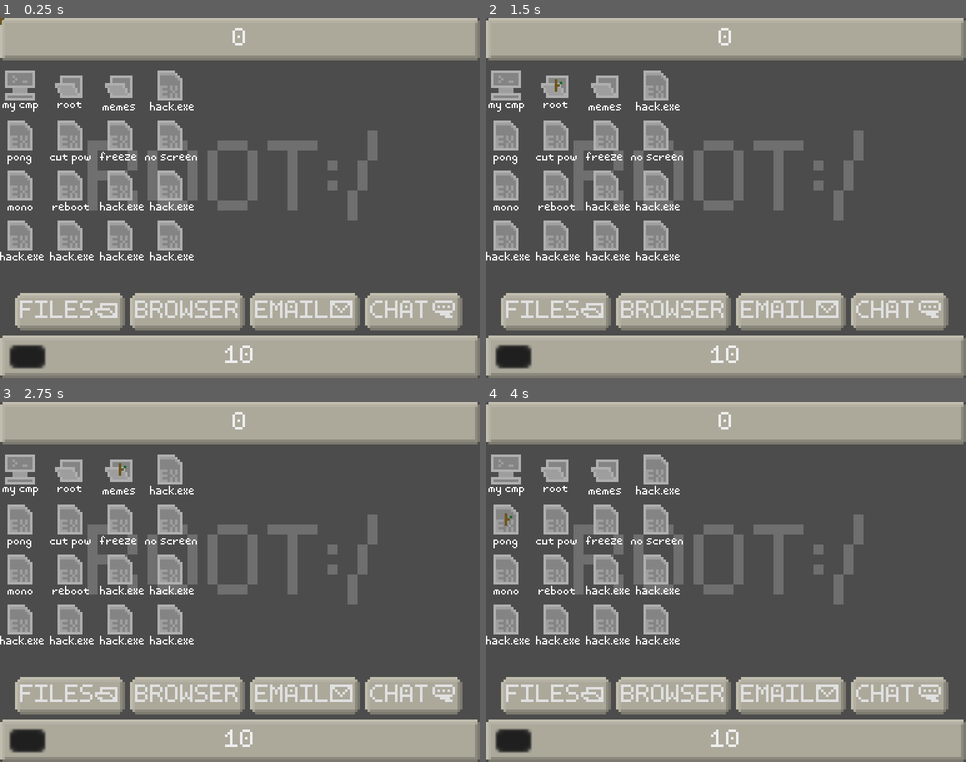
Above: before the commit, frames 1-4 (two rows, left to right).
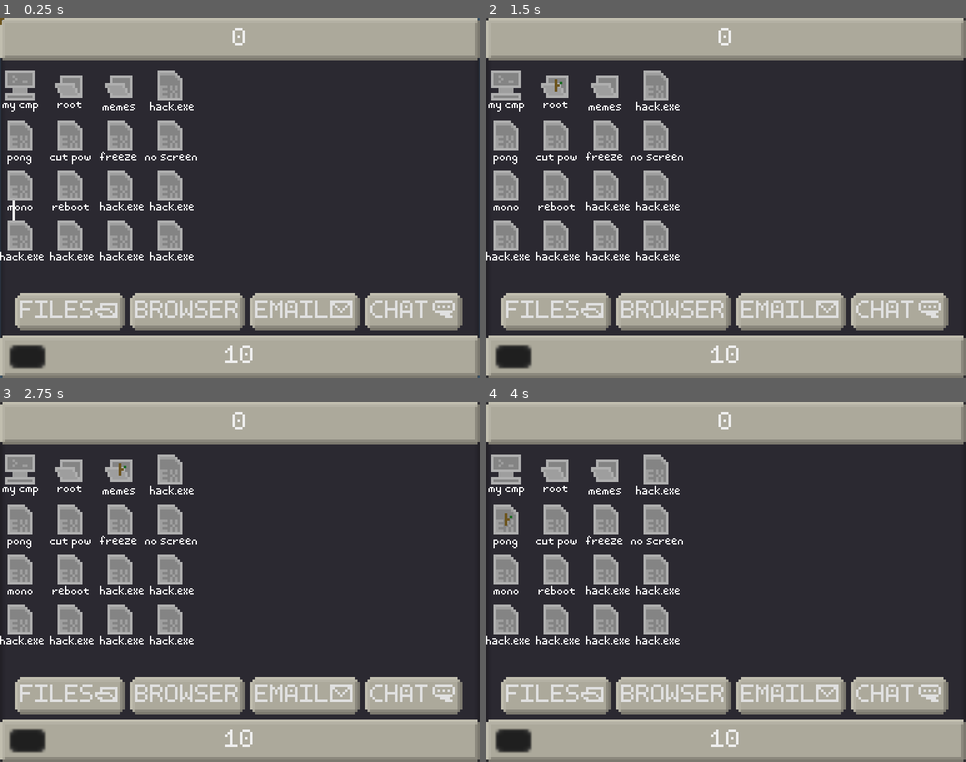
Above: after the commit, the same moments.

Repository: roushk/GlobalGameJam2023_Root
Game: Godot game, scene res://scenes/Computer.tscn
The game is run twice, just before and just after one commit, with the same random seed, the same clock (stepped at 60 frames per second) and the same inputs.
Inputs:
- Up to frame 1 (0.25 s): no input
- Up to frame 2 (1.5 s): click "my cmp" at 0.5 s; click "root" at 1.25 s
- Up to frame 3 (2.75 s): click "memes" at 2 s
- Up to frame 4 (4 s): click "hack.exe" at 2.75 s; click "pong" at 3.5 s

The runs differ from the first frame. In frame 1, 60% of the frame differs, in the area x 0-100%, y 0-100%; in frame 2, 60%; in frame 3, 60%; in frame 4, 60%.

Commit message:
terminal and keypress sounds

Diff:
--- /dev/null
+++ b/Terminal.gd
@@ -0,0 +1,46 @@
+extends LineEdit
+
+var click1 = preload("res://click1.wav")
+var click2 = preload("res://click2.wav")
+var click3 = preload("res://click3.wav")
+var click4 = preload("res://click4.wav")
+
+var rng = RandomNumberGenerator.new()
+
+# Called when the node enters the scene tree for the first time.
+func _ready():
+	connect("text_entered", self, "_process_input")
+	connect("text_changed", self, "_keypress")
+	grab_focus()
+
+func _process_input(input_text):
+	# clear cmd line
+	text = ""
+
+	#parse command
+
+func _keypress(input_text):
+	rng.randomize()
+	var i = rng.randi_range(0, 3)
+	var click
+	match i:
+		0:
+			click = click1
+		1:
+			click = click2
+		2:
+			click = click3
+		3:
+			var j = rng.randi_range(0, 3)
+			if j == 3:
+				click = click4
+			else:
+				click = click1
+	$"../KeypressSoundEmitter".stream = click
+	$"../KeypressSoundEmitter".pitch_scale = 0.94
+	$"../KeypressSoundEmitter".volume_db = -12
+	$"../KeypressSoundEmitter".play()
+
+# Called every frame. 'delta' is the elapsed time since the previous frame.
+#func _process(delta):
+#	pass
--- /dev/null
+++ b/hack_font.tres
@@ -0,0 +1,6 @@
+[gd_resource type="DynamicFont" load_steps=2 format=2]
+
+[ext_resource path="res://Hack-Regular.ttf" type="DynamicFontData" id=1]
+
+[resource]
+font_data = ExtResource( 1 )
--- /dev/null
+++ b/hack_font_bold.tres
@@ -0,0 +1,6 @@
+[gd_resource type="DynamicFont" load_steps=2 format=2]
+
+[ext_resource path="res://Hack-Bold.ttf" type="DynamicFontData" id=1]
+
+[resource]
+font_data = ExtResource( 1 )
--- a/scenes/Computer.tscn
+++ b/scenes/Computer.tscn
@@ -6,6 +6,8 @@
 [ext_resource path="res://RootTheme.tres" type="Theme" id=5]
 [ext_resource path="res://assets/import/Mouse.png" type="Texture" id=6]
 [ext_resource path="res://scripts/Mouse.gd" type="Script" id=7]
+[ext_resource path="res://assets/import/UI_Test.png" type="Texture" id=8]
+[ext_resource path="res://scenes/Terminal.tscn" type="PackedScene" id=9]
 
 [node name="Node" type="Node"]
 pause_mode = 2
@@ -402,6 +404,8 @@
 text = "CHATÁ"
 align = 0
 
+[node name="Terminal" parent="Root/DesktopBackground" instance=ExtResource( 9 )]
+
 [node name="Mouse" type="Sprite" parent="."]
 position = Vector2( -10, 7 )
 texture = ExtResource( 6 )
--- /dev/null
+++ b/scenes/Terminal.tscn
@@ -0,0 +1,25 @@
+[gd_scene load_steps=5 format=2]
+
+[ext_resource path="res://Terminal.gd" type="Script" id=1]
+[ext_resource path="res://hack_font.tres" type="DynamicFont" id=2]
+[ext_resource path="res://click1.wav" type="AudioStream" id=3]
+
+[sub_resource type="Theme" id=1]
+
+[node name="Terminal" type="Control"]
+anchor_right = 1.0
+anchor_bottom = 1.0
+margin_bottom = -120.0
+
+[node name="LineEdit" type="LineEdit" parent="."]
+margin_right = 192.0
+margin_bottom = 144.0
+theme = SubResource( 1 )
+custom_fonts/font = ExtResource( 2 )
+context_menu_enabled = false
+script = ExtResource( 1 )
+
+[node name="KeypressSoundEmitter" type="AudioStreamPlayer" parent="."]
+stream = ExtResource( 3 )
+volume_db = -4.142
+pitch_scale = 0.81
Binary file added: Hack-Bold.ttf
Binary file added: Hack-Regular.ttf
Not shown, added: click1.wav.import
Not shown, added: click2.wav.import
Not shown, added: click3.wav.import
Not shown, added: click4.wav.import
Not shown: 1 places in scenes/Computer.tscn that only renumber resources
Not shown, added: click1.wav
Not shown, added: click2.wav
Not shown, added: click3.wav
Not shown, added: click4.wav
